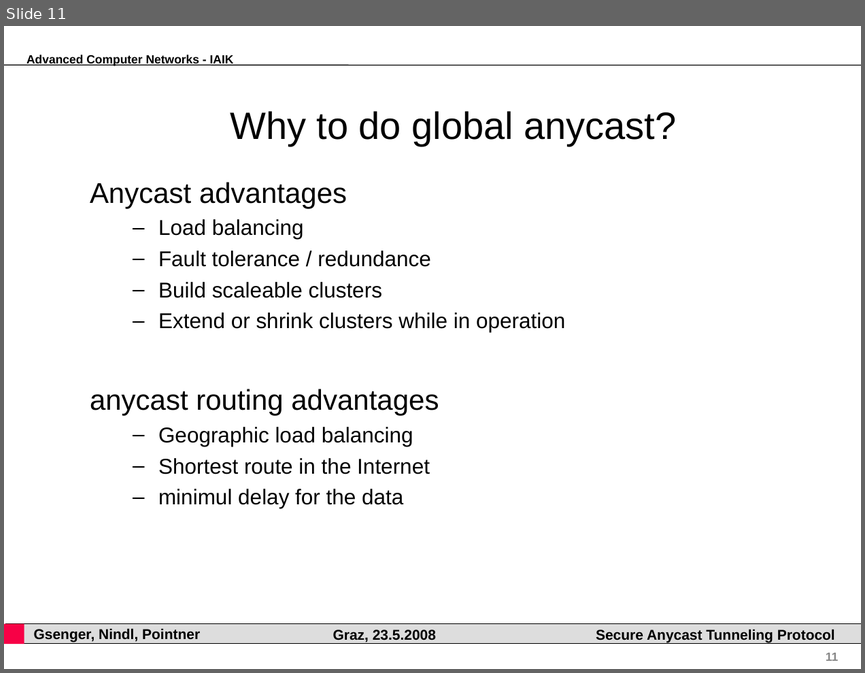
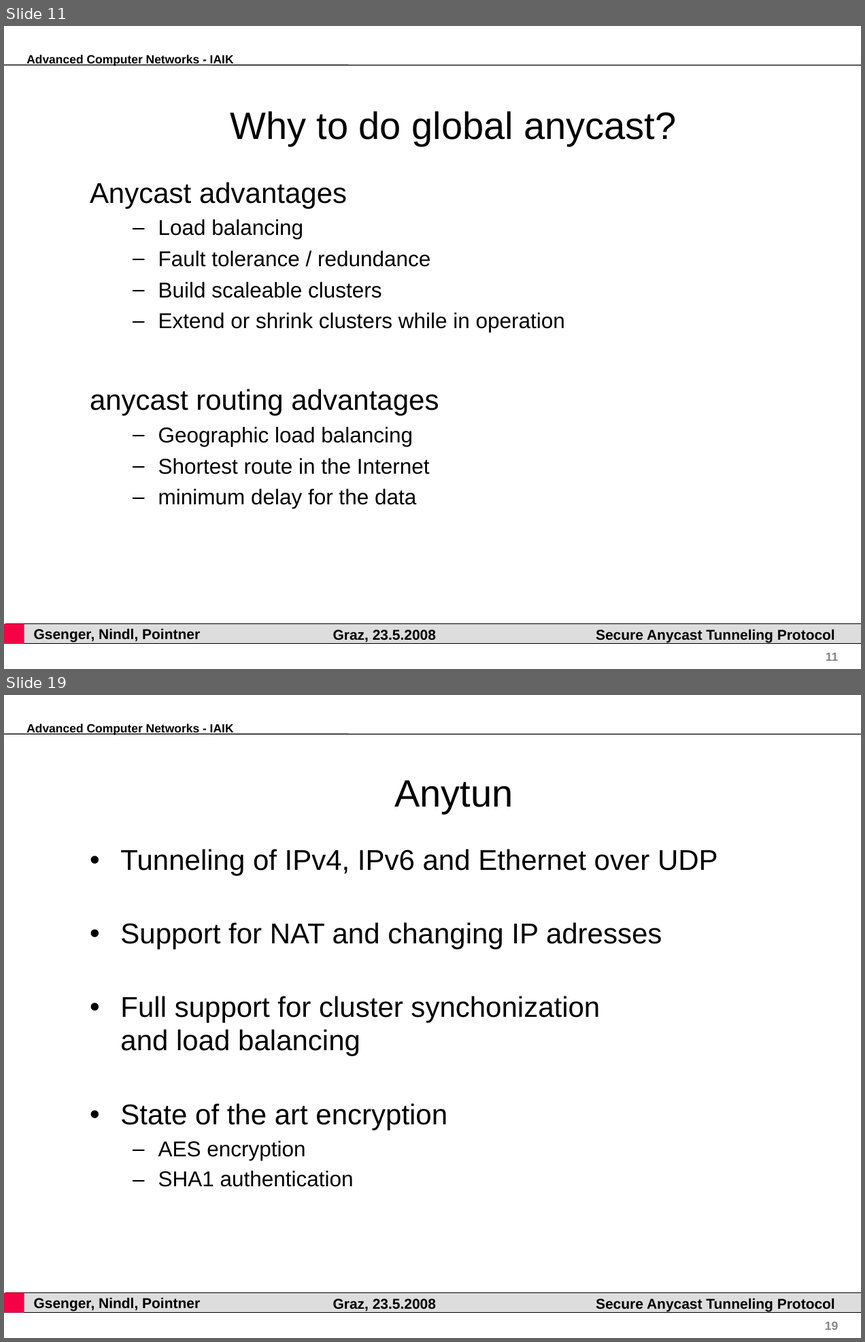
Before and after one commit to pyhedgehog/anytun, a slide deck: papers/acn.ppt. Shown one above the other, each under a label of ours: slide 11 before the commit, slides 11 and 19 after it; the slides between them are not shown. The pictures are 865x673 and 865x1342 pixels, drawn with LibreOffice and Linux fonts; fonts in the diff are those of the drawing; background and template pictures are left out. Boxes give left, top, right and bottom in pixels: in the first picture for what was removed or moved away, otherwise in the second. Text is boxed around its words. In the diff, an @@ line names an element or a change of style, - is before the commit and + after.

```diff
--- a/papers/acn.ppt
+++ b/papers/acn.ppt
@@ slide 19 added at [4, 695, 861, 1338], background #FFFFFF; not listed: 7 template elements that a slide beside it also shows @@
@@ title added at [394, 780, 513, 814], 32 pt, text #000000 @@
+Anytun
@@ text added at [120, 849, 718, 1187], 24 pt, text #000000 @@
+• Tunneling of IPv4, IPv6 and Ethernet over UDP
+• Support for NAT and changing IP adresses
+• Full support for cluster synchonization
+  and load balancing
+• State of the art encryption
+  – AES encryption
+  – SHA1 authentication
@@ slide 11 changed as well @@
@@ text at [158, 488, 416, 508]: text changed @@
-  – minimul delay for the data
+  – minimum delay for the data
```
Also in this commit, not shown: 7 other slides changed, 9 other slides added.
